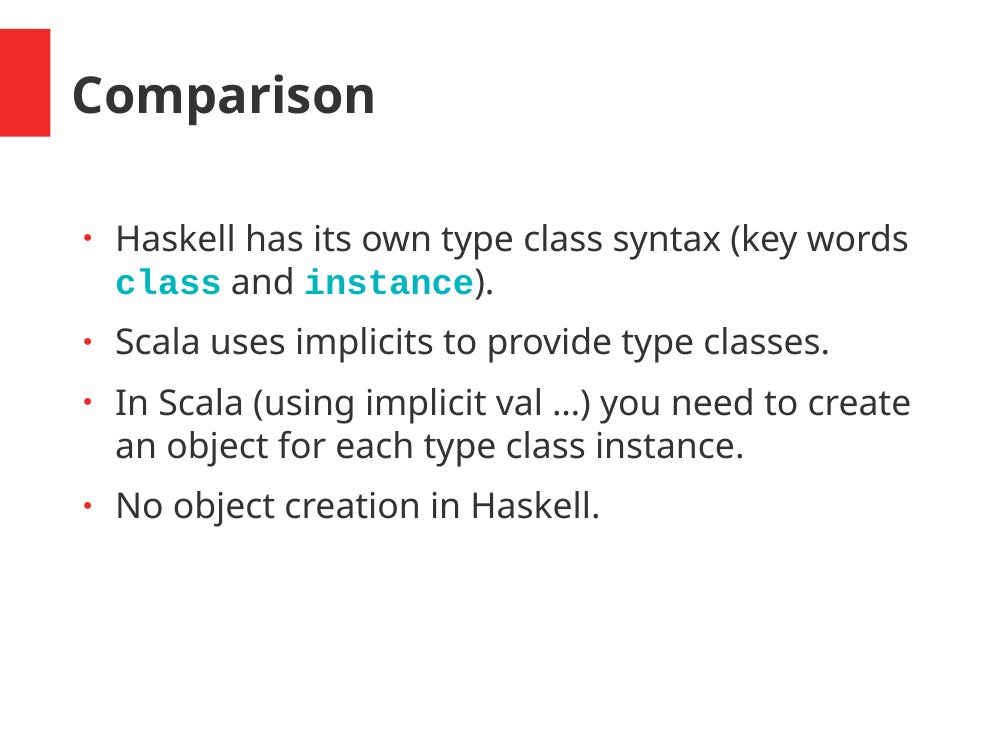
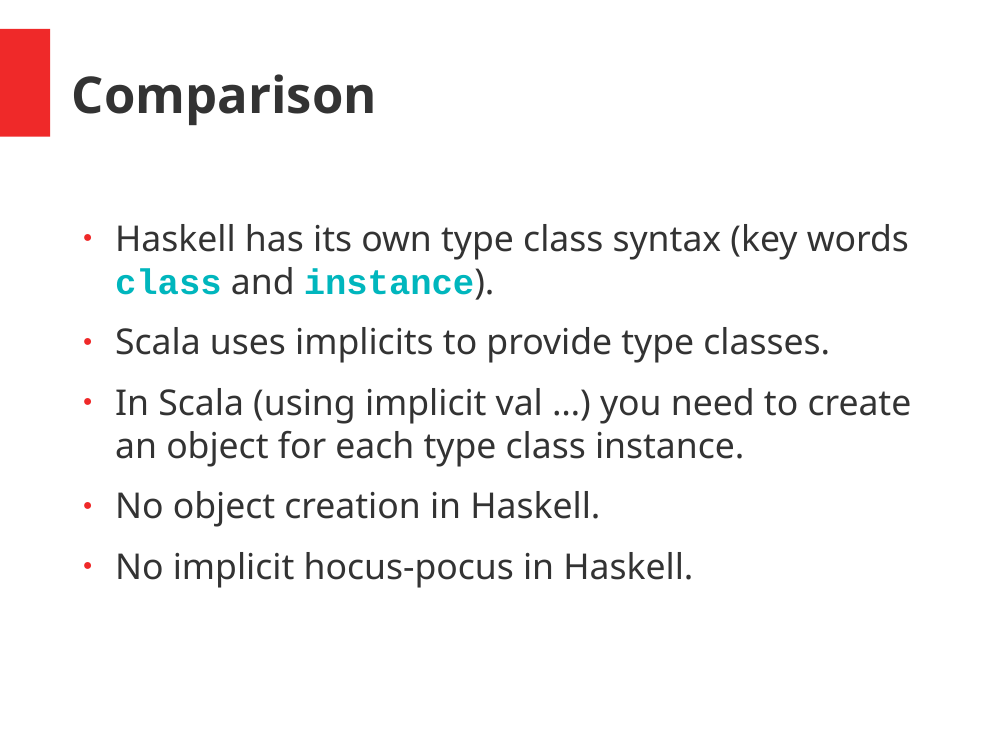
Before and after one commit to hermannhueck/typeclasses, a slide deck: slide 25 of Slides/TypeClasses.pptx. Drawn at 1008x756 pixels with LibreOffice and Linux fonts; fonts in the diff are those of the drawing. Boxes give left, top, right and bottom in pixels: in the first picture for what was removed or moved away, otherwise in the second. Text is boxed around its words. In the diff, an @@ line names an element or a change of style, - is before the commit and + after.

```diff
--- a/Slides/TypeClasses.pptx
+++ b/Slides/TypeClasses.pptx
@@ text at box(115, 552, 693, 588): paragraph added @@
+● No implicit hocus-pocus in Haskell.
```
Also in this commit, not shown: 1 other slide changed, 1 other file.
